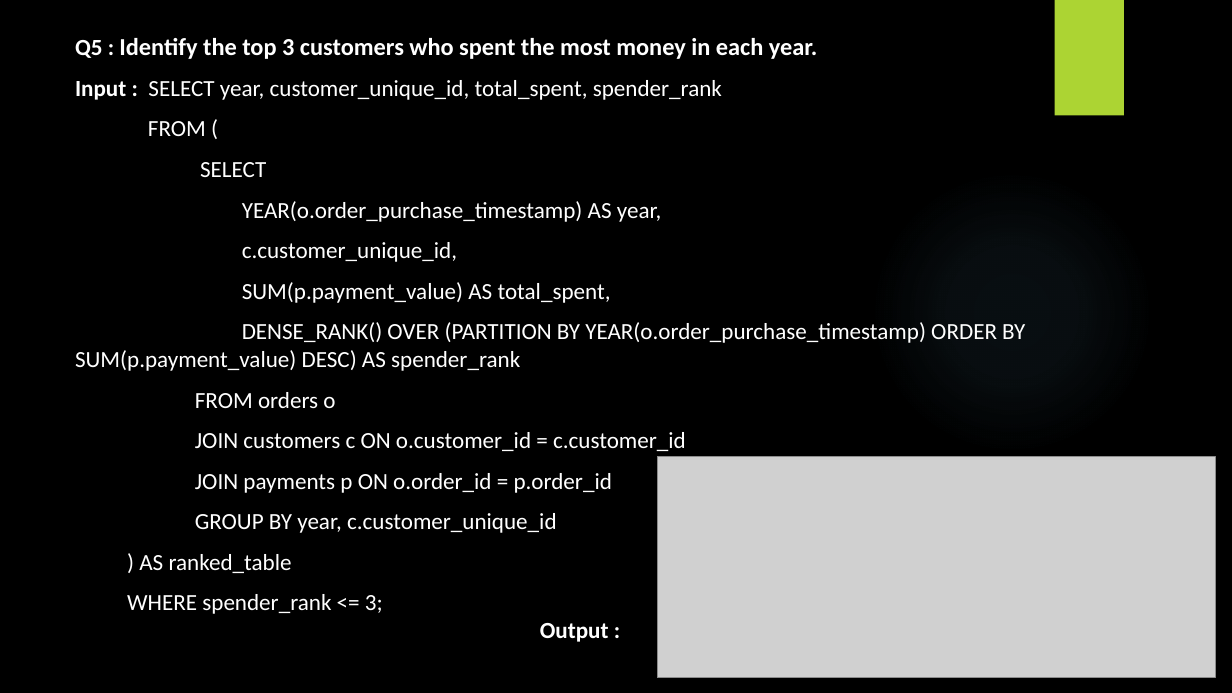
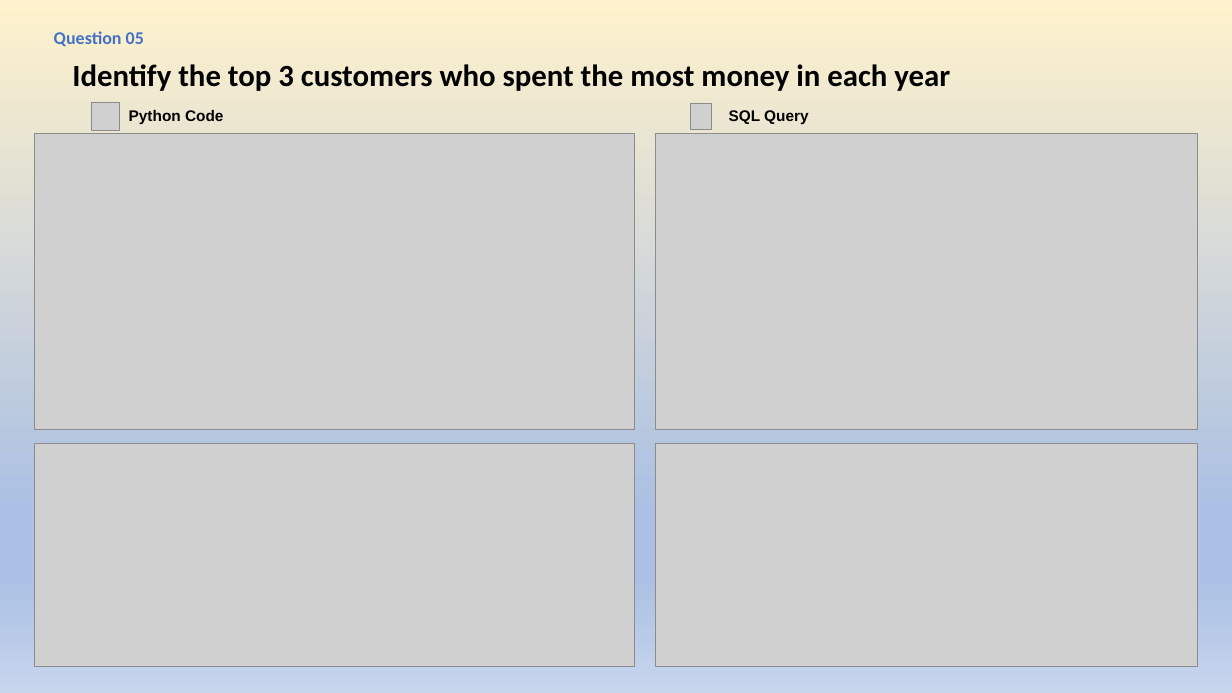
Before and after one commit to VAnu20/PYTHON_SQL_Project, a slide deck: slide 16 of PYTHON_SQL-Code.pptx (slide 19 before the commit). Drawn at 1232x693 pixels with LibreOffice and Linux fonts; fonts in the diff are those of the drawing; grey boxes stand for pictures; background and template pictures are left out. Boxes give left, top, right and bottom in pixels: in the first picture for what was removed or moved away, otherwise in the second. Text is boxed around its words. In the diff, an @@ line names an element or a change of style, - is before the commit and + after.

```diff
--- a/PYTHON_SQL-Code.pptx
+++ b/PYTHON_SQL-Code.pptx
@@ background picture (left out) to gradient #FFF2CC to #ABC0E4 to #C7D5ED @@
@@ rectangle removed at bbox=[1055, 0, 1124, 116] @@
@@ text added at bbox=[54, 31, 144, 47], 14 pt, text #4472C4, bold @@
+Question 05
@@ text removed at bbox=[75, 38, 1025, 642] @@
-Q5 : Identify the top 3 customers who spent the most money in each year.
-Input : SELECT year, customer_unique_id, total_spent, spender_rank
-FROM (
-SELECT
-YEAR(o.order_purchase_timestamp) AS year,
-c.customer_unique_id,
-SUM(p.payment_value) AS total_spent,
-DENSE_RANK() OVER (PARTITION BY YEAR(o.order_purchase_timestamp) ORDER BY SUM(p.payment_value) DESC) AS spender_rank
-FROM orders o
-JOIN customers c ON o.customer_id = c.customer_id
-JOIN payments p ON o.order_id = p.order_id
-GROUP BY year, c.customer_unique_id
-) AS ranked_table
-WHERE spender_rank <= 3;
-Output :
@@ text added at bbox=[72, 64, 950, 91], 24 pt, text #000000, bold @@
+Identify the top 3 customers who spent the most money in each year
@@ picture added at bbox=[91, 103, 119, 130] @@
@@ text added at bbox=[129, 110, 223, 124], 12 pt, text #000000, bold @@
+Python Code
@@ picture added at bbox=[691, 104, 713, 130] @@
@@ text added at bbox=[729, 110, 808, 124], 12 pt, text #000000, bold @@
+SQL Query
@@ picture added at bbox=[34, 134, 634, 430] @@
@@ picture added at bbox=[656, 134, 1198, 430] @@
@@ ellipse removed at bbox=[870, 169, 1154, 454] @@
@@ picture added at bbox=[34, 444, 634, 666] @@
@@ picture: place and size @@
-picture at bbox=[657, 457, 1215, 677]
+picture at bbox=[656, 444, 1198, 666]
```
Also in this commit, not shown: 7 other slides changed, 8 slides added, 11 slides removed.
